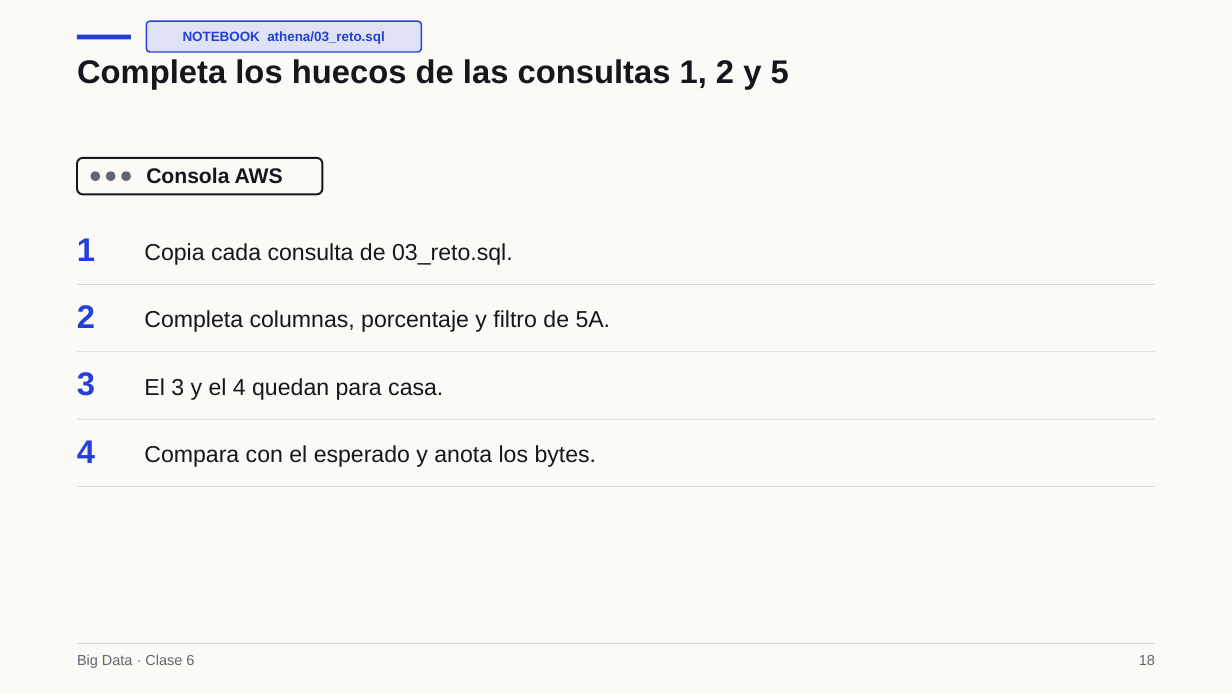
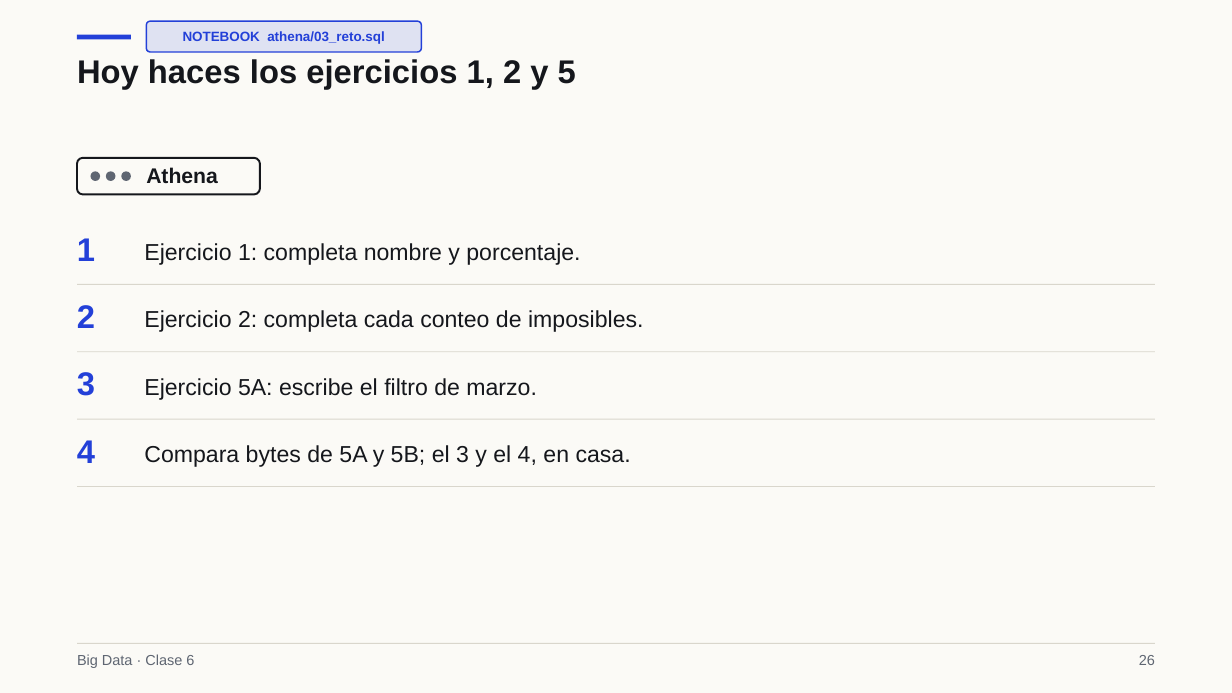
Before and after one commit to Apaezc/bigdata-udem-2026, a slide deck: slide 26 of curso/clase06/deck/slides.pptx (slide 18 before the commit). Drawn at 1232x693 pixels with LibreOffice and Linux fonts; fonts in the diff are those of the drawing. Boxes give left, top, right and bottom in pixels: in the first picture for what was removed or moved away, otherwise in the second. Text is boxed around its words. In the diff, an @@ line names an element or a change of style, - is before the commit and + after.

```diff
--- a/curso/clase06/deck/slides.pptx
+++ b/curso/clase06/deck/slides.pptx
@@ text at (77,59,576,90): text changed @@
-Completa los huecos de las consultas 1, 2 y 5
+Hoy haces los ejercicios 1, 2 y 5
@@ rounded rectangle: place and size @@
-rounded rectangle at (77,158,323,195)
+rounded rectangle at (77,158,260,195)
@@ text at (146,167,218,183): text changed @@
-Consola AWS
+Athena
@@ text at (144,243,580,265): text changed @@
-Copia cada consulta de 03_reto.sql.
+Ejercicio 1: completa nombre y porcentaje.
@@ text at (144,310,643,332): text changed @@
-Completa columnas, porcentaje y filtro de 5A.
+Ejercicio 2: completa cada conteo de imposibles.
@@ text at (144,378,537,400): text changed @@
-El 3 y el 4 quedan para casa.
+Ejercicio 5A: escribe el filtro de marzo.
@@ text at (144,445,631,467): text changed @@
-Compara con el esperado y anota los bytes.
+Compara bytes de 5A y 5B; el 3 y el 4, en casa.
@@ text at (1139,655,1155,665): text changed @@
-18
+26
```
Also in this commit, not shown: 39 other slides changed, 41 slides added, 3 slides removed, 5 other files.
